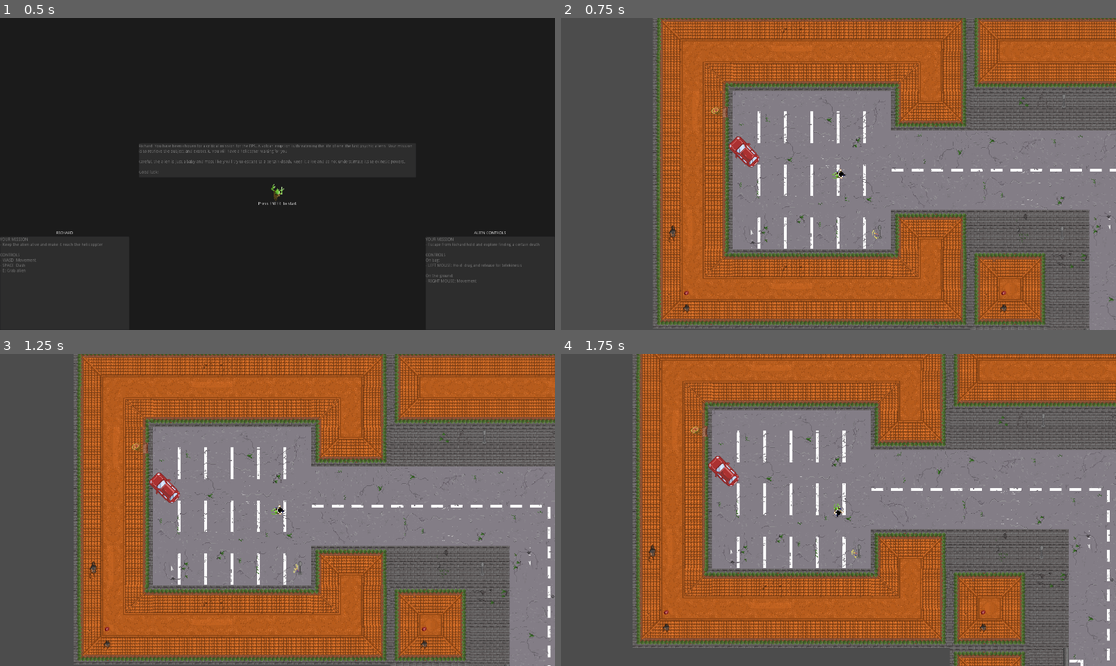
Above: before the commit, frames 1-4 (two rows, left to right).
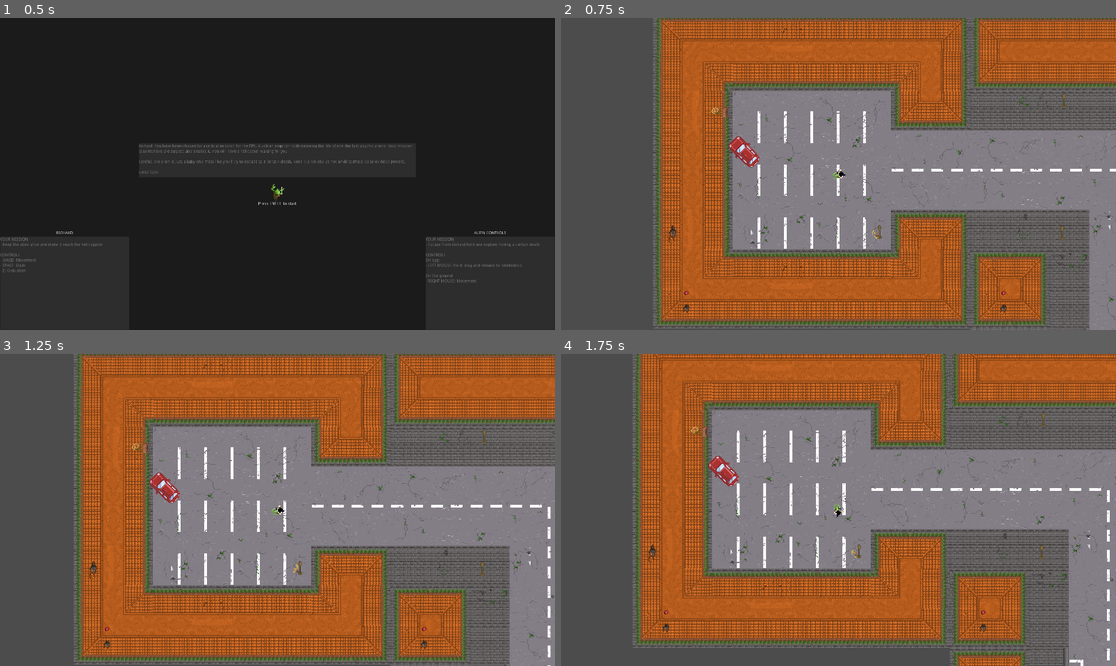
Above: after the commit, the same moments.

Repository: ricargoes/EndangeredPsychicSpecies
Game: Godot game, scene res://level/Welcome.tscn
The game is run twice, just before and just after one commit, with the same random seed, the same clock (stepped at 60 frames per second) and the same inputs.
Inputs (mouse positions are in pixels of both pictures, inside the frame that each line leads up to):
- Up to frame 1 (0.5 s): no input
- Up to frame 2 (0.75 s): tap Enter (ui_accept) at 0.5 s; move the mouse to (960, 158) at 0.52 s; press the mouse at (960, 158) at 0.53 s; hold D (carrier_move_right) from 0.53 s (still down)
- Up to frame 3 (1.25 s): keep holding D (carrier_move_right); tap Enter (ui_accept) at 0.77 s
- Up to frame 4 (1.75 s): move the mouse to (727, 525) at 1.27 s; release D (carrier_move_right) at 1.28 s; release the mouse at (727, 525) at 1.28 s; hold S (carrier_move_down) from 1.28 s (still down); right-click (727, 525) at 1.35 s; tap Enter (ui_accept) at 1.52 s

Frame 1 is identical in both runs. In frame 2, less than 0.1% of the frame differs, in the area x 56-91%, y 24-72%; in frame 3, less than 0.1%, in the area x 52-88%, y 24-72%; in frame 4, less than 0.1%.

Commit message:
objects tuning

Diff:
--- a/scenary/Streetlight.tscn
+++ b/scenary/Streetlight.tscn
@@ -18,7 +18,9 @@
 extents = Vector2( 10, 38.7493 )
 
 [node name="Streetlight" type="StaticBody2D"]
+modulate = Color( 0.988235, 0.847059, 0.509804, 1 )
 position = Vector2( 0, -14 )
+collision_layer = 4
 collision_mask = 3
 script = ExtResource( 4 )
 
@@ -33,6 +35,7 @@
 texture = ExtResource( 3 )
 
 [node name="CollisionShape2D" type="CollisionShape2D" parent="."]
+visible = false
 position = Vector2( 0, 1 )
 shape = SubResource( 2 )
 
--- a/throwables/GarbageOpen.tscn
+++ b/throwables/GarbageOpen.tscn
@@ -9,6 +9,7 @@
 extents = Vector2( 35, 40 )
 
 [node name="GarbageOpen" instance=ExtResource( 2 )]
+mass = 200.0
 script = ExtResource( 4 )
 
 [node name="CollisionShape2D" parent="." index="0"]
--- a/throwables/Wheel.tscn
+++ b/throwables/Wheel.tscn
@@ -7,7 +7,7 @@
 radius = 14.419
 
 [node name="Wheel" instance=ExtResource( 1 )]
-mass = 3.0
+mass = 2.0
 
 [node name="CollisionShape2D" parent="." index="0"]
 shape = SubResource( 1 )
